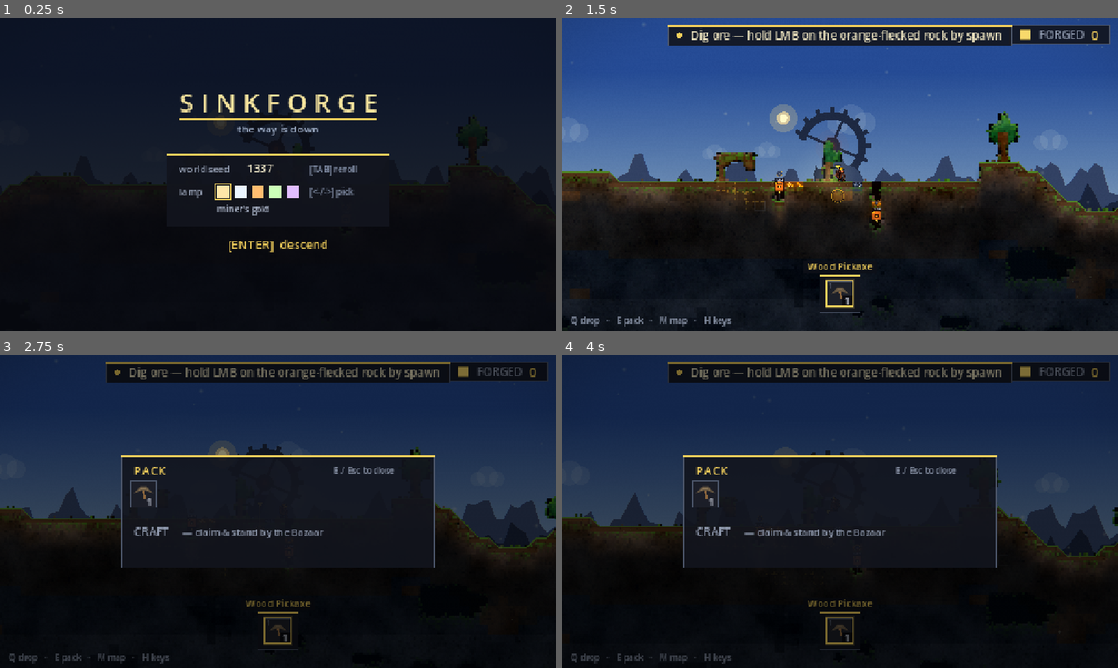
Above: before the commit, frames 1-4 (two rows, left to right).
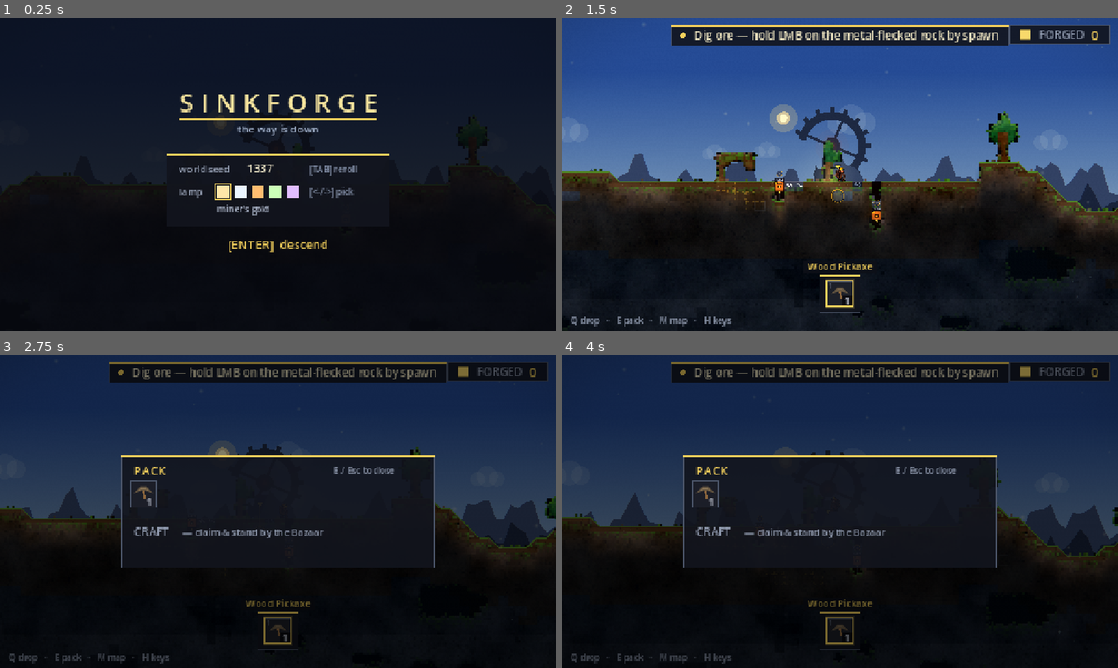
Above: after the commit, the same moments.

Repository: teohondascully/sinkforge
Game: Godot game, scene res://scenes/main.tscn
The game is run twice, just before and just after one commit, with the same random seed, the same clock (stepped at 60 frames per second) and the same inputs.
Inputs (mouse positions are in pixels of both pictures, inside the frame that each line leads up to):
- Up to frame 1 (0.25 s): no input
- Up to frame 2 (1.5 s): tap Enter at 0.5 s; move the mouse to (962, 158) at 0.52 s; hold D (sf_right) 0.53-1.25 s; right-click (962, 158) at 0.6 s; click (962, 158) at 0.67 s; tap Space (sf_jump) at 0.77, 1.07 s; drag from (728, 190) to (812, 237) at 1.27 s
- Up to frame 3 (2.75 s): tap Space (sf_jump) at 2 s; move the mouse to (333, 442) at 2.02 s; hold D (sf_right) from 2.03 s (still down); tap E (sf_craft) at 2.1 s
- Up to frame 4 (4 s): release D (sf_right) at 2.75 s; drag from (812, 574) to (673, 464) at 2.77 s; tap Enter at 3.5 s; move the mouse to (1006, 558) at 3.52 s; hold A (sf_left) from 3.53 s (still down); tap Mouse wheel up (sf_cycle_prev) at 3.6 s; tap Space (sf_jump) at 3.77 s

The runs differ from the first frame. In frame 2, 1.6% of the frame differs, in the area x 0-81%, y 2-61%; in frame 3, 1.1%; in frame 4, 1.1%.

Commit message:
viz(ore): silver metal-crystals in slate, not orange embers
The starter ore read as a campfire to fresh eyes: warm-orange nuggets on a
warm base, sitting next to the glowing orange forges under scene bloom. Four
zero-context vision testers independently called it "fire/embers" (~15/100
"reads as rock"). Recolour the ore to raw METAL: pale silver flecks on a dark
cool-slate rock body (the iron-ore model — pale specks pop on dark stone), and
render each speck as an ANGULAR dark-socketed crystal (a faceted chip in a rock
socket) instead of a soft round blob, so it reads as mineral-in-stone the way
ore is unmistakable in Terraria/Minecraft. Kept below the glow HDR threshold so
daylight ore no longer blooms like an ember. Objective copy follows the art:
"orange-flecked rock" -> "metal-flecked rock". Blind re-score: the fire read is
gone, ore now reads as a mineable metal deposit (reads-as-intended ~55-66).

Diff:
--- a/scenes/main.gd
+++ b/scenes/main.gd
@@ -468,7 +468,7 @@
 		_dev_seed_pack()
 
 
-## A visible ORE VEIN breaching the surface beside spawn — the "orange-flecked rock" the first objective
+## A visible ORE VEIN breaching the surface beside spawn — the "metal-flecked rock" the first objective
 ## points at, and the bootstrap ore you HAND-mine for the first ingots (depth-banded worldgen leaves the
 ## shallow surface near-bare, so onboarding can't rely on finding a vein). A 1-tall, 2-wide band so it READS
 ## as a vein yet mining it leaves only a SHALLOW (1-tile) trench you step straight out of — a 2-deep pit
--- a/scenes/objectives.gd
+++ b/scenes/objectives.gd
@@ -30,7 +30,7 @@
 ## win condition, shown as the chip). Order IS the tutorial path — each step is doable from the state the
 ## previous one leaves you in. Predicates live in `_achieved`.
 var steps: Array[Dictionary] = [
-	{"id": &"mine",   "label": "Dig ore — hold LMB on the orange-flecked rock by spawn", "goal": "Mine 4 ore"},
+	{"id": &"mine",   "label": "Dig ore — hold LMB on the metal-flecked rock by spawn", "goal": "Mine 4 ore"},
 	{"id": &"smelt",  "label": "Toss ore down the mineshaft into the forge (face it, press Q), then drop in to grab the ingots", "goal": "Forge 2 ingots"},
 	{"id": &"wood",   "label": "Chop a tree — hold LMB on a trunk to fell it for wood", "goal": "Get wood"},
 	{"id": &"bazaar", "label": "Claim the Bazaar — place wood (RMB) in the gap of the ruined frame near spawn", "goal": "Claim the Bazaar"},
--- a/scenes/world_renderer.gd
+++ b/scenes/world_renderer.gd
@@ -1051,17 +1051,27 @@
 			# Speck DENSITY tracks the remaining deposit (docs/MINING.md): a rich body sparkles thickly, a
 			# nearly-drained one thins to a fleck — so a chunk's "set amount" READS, and a drill eating it
 			# bottom-up visibly fades. (Cells with no pool entry = amount 1 = today's sparse look.)
-			# BLIND-PLAYTEST FIX: bigger, higher-contrast nuggets, floored at a legible CLUSTER (~5) — an ore
-			# cell must read as an obvious knot of saturated nuggets in stone even with the glow off (the way
-			# ore is unmistakable in Factorio/Noita), not tiny warm flecks the eye slides past.
+			# BLIND-PLAYTEST FIX: a vein must read as MINERAL-IN-ROCK, not warm blobs. The instrument kept
+			# calling round warm flecks "embers/coals" (fire) — so the specks are now ANGULAR, dark-SOCKETED
+			# CRYSTALS (a rough faceted chip seated in a rock socket, a lit upper facet), the Terraria/Minecraft
+			# ore language. Kept below the glow HDR threshold so daylight ore does NOT bloom like an ember;
+			# the crystals glow only via the dark-gated seam pass underground.
 			var richness: int = int(sim.deposits.get(c, 1))
-			var nug_n: int = clampi(def.nugget_count + richness - 1, maxi(def.nugget_count, 5), def.nugget_count + 7)
-			var dark_rim: Color = def.nugget_color.darkened(0.42)   # a dark rim seats each nugget IN the rock
+			var nug_n: int = clampi(def.nugget_count + richness - 1, maxi(def.nugget_count, 4), def.nugget_count + 6)
+			var socket: Color = def.nugget_color.darkened(0.55)     # dark rock socket seats the crystal
+			var facet: Color = def.nugget_color.lightened(0.22)     # a hard mineral facet catching light (dim — no bloom)
 			for nug: Vector2 in _cell_speckles(c, nug_n):
 				var p: Vector2 = pos + nug
-				ci.draw_circle(p + Vector2(0.5, 0.7), 4.0, dark_rim)          # embed shadow (nugget sits in a socket)
-				ci.draw_circle(p, 3.4, def.nugget_color)                     # the nugget body — big enough to read
-				ci.draw_circle(p - Vector2(1.0, 1.0), 1.5, def.nugget_color.lightened(0.5))  # hot glint highlight
+				const R: float = 3.2
+				# An IRREGULAR faceted chip (asymmetric quad = rough crystal, not a soft gem/blob).
+				var v0: Vector2 = p + Vector2(0.0, -R)
+				var v1: Vector2 = p + Vector2(R * 0.72, -R * 0.12)
+				var v2: Vector2 = p + Vector2(R * 0.16, R)
+				var v3: Vector2 = p + Vector2(-R * 0.72, R * 0.12)
+				var off := Vector2(0.6, 0.8)                         # socket offset (light from upper-left)
+				ci.draw_colored_polygon(PackedVector2Array([v0 + off, v1 + off, v2 + off, v3 + off]), socket)
+				ci.draw_colored_polygon(PackedVector2Array([v0, v1, v2, v3]), def.nugget_color)
+				ci.draw_colored_polygon(PackedVector2Array([v0, v1, p]), facet)  # upper-right face catches light
 		_draw_edge_ao(ci, c, pos)  # carved depth: ambient occlusion on faces that border open air
 
 
--- a/src/data/materials/ore.tres
+++ b/src/data/materials/ore.tres
@@ -7,9 +7,9 @@
 id = &"ore"
 display_name = "Ore"
 layer = &"block"
-base_color = Color(0.48, 0.29, 0.13, 1)
+base_color = Color(0.29, 0.3, 0.34, 1)
 grain = true
 cap_color = Color(0, 0, 0, 0)
-nugget_color = Color(1.0, 0.58, 0.14, 1)
-nugget_count = 8
+nugget_color = Color(0.78, 0.81, 0.85, 1)
+nugget_count = 6
 depth_darken = 0.25
